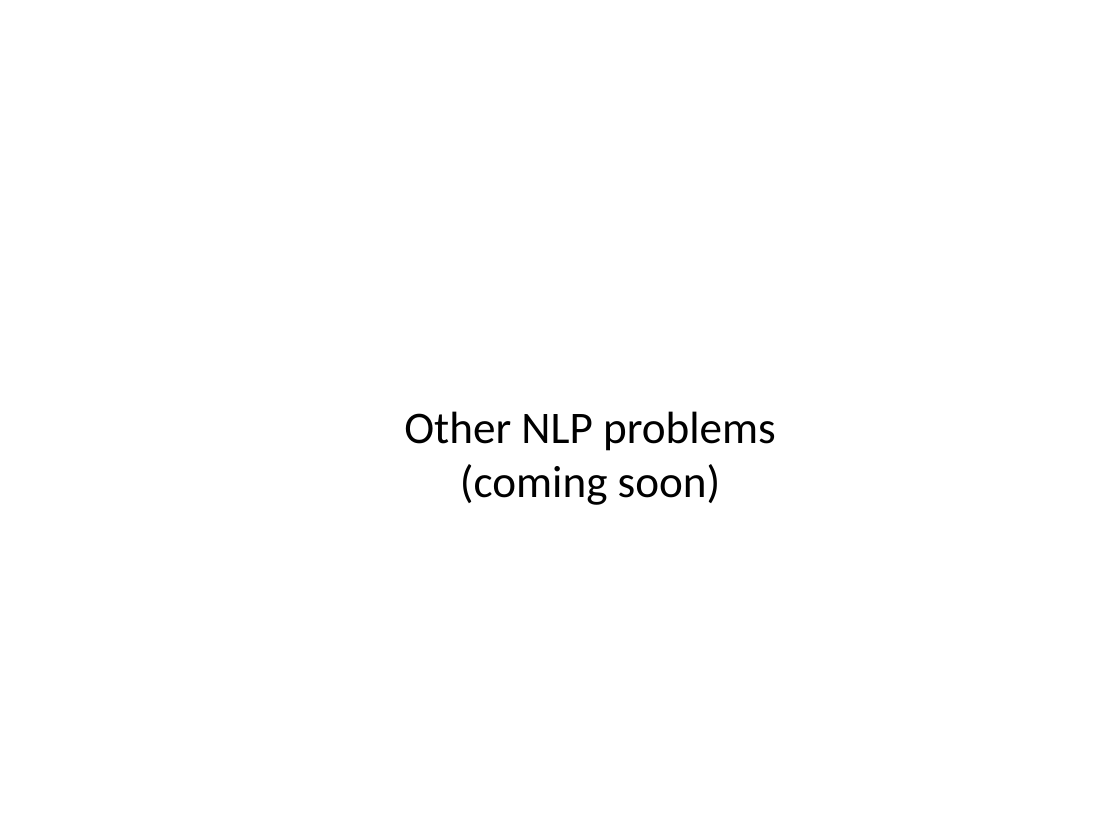
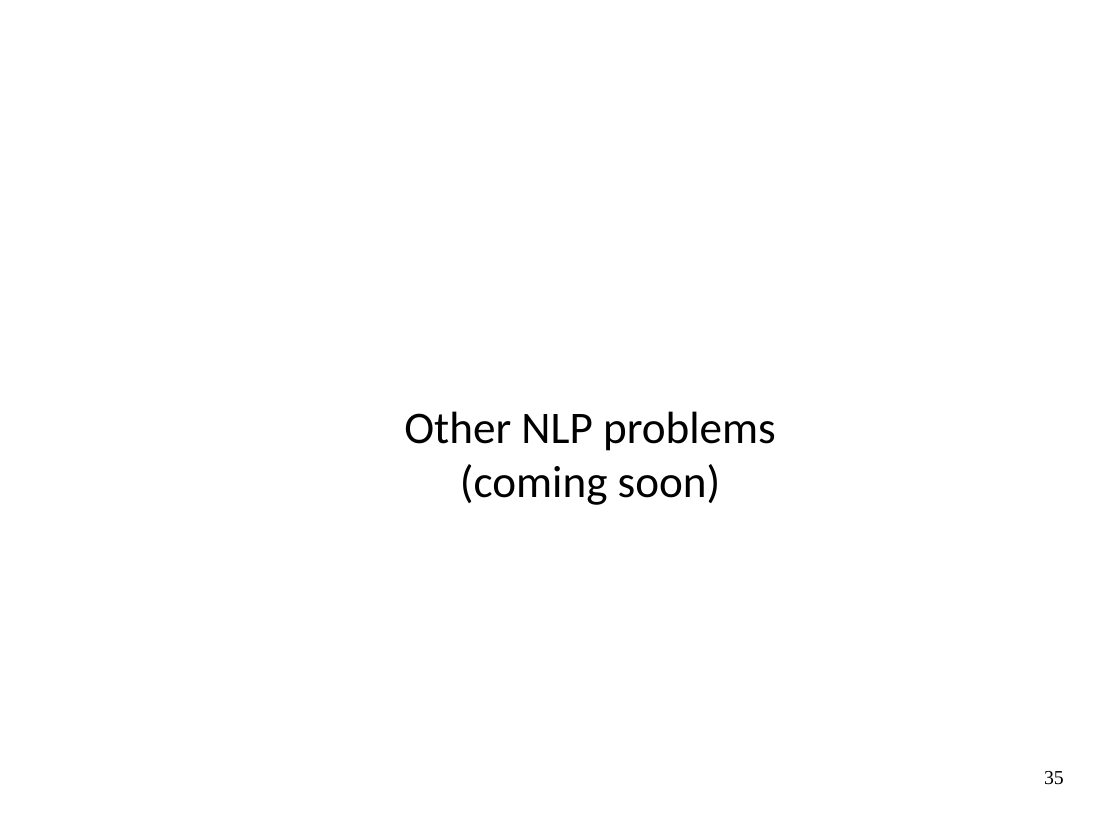
Before and after one commit to yandexdataschool/CSC_deeplearning, a slide deck: slide 35 of day1_pm/lecture3.odp. Drawn at 1120x840 pixels with LibreOffice and Linux fonts; fonts in the diff are those of the drawing. Boxes give left, top, right and bottom in pixels: in the first picture for what was removed or moved away, otherwise in the second. Text is boxed around its words. In the diff, an @@ line names an element or a change of style, - is before the commit and + after.

```diff
--- a/day1_pm/lecture3.odp
+++ b/day1_pm/lecture3.odp
@@ page number added at (1044, 771, 1064, 785), 14 pt, text #000000 @@
+35
```
Also in this commit, not shown: 39 other slides changed, 5 other files.
